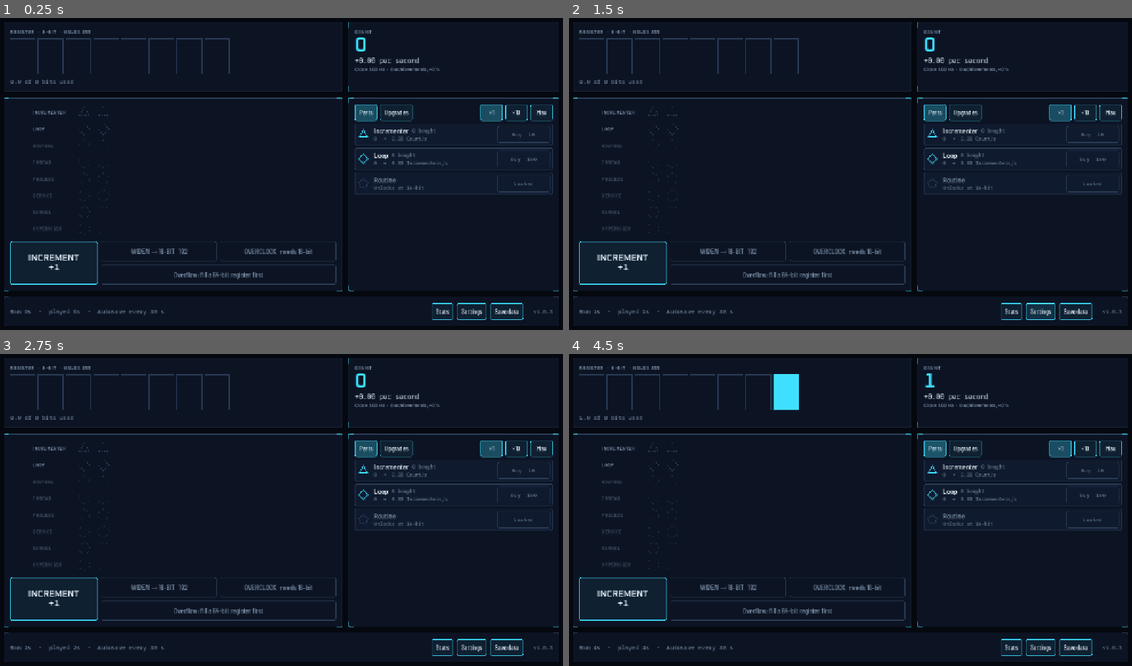
Above: before the commit, frames 1-4 (two rows, left to right).
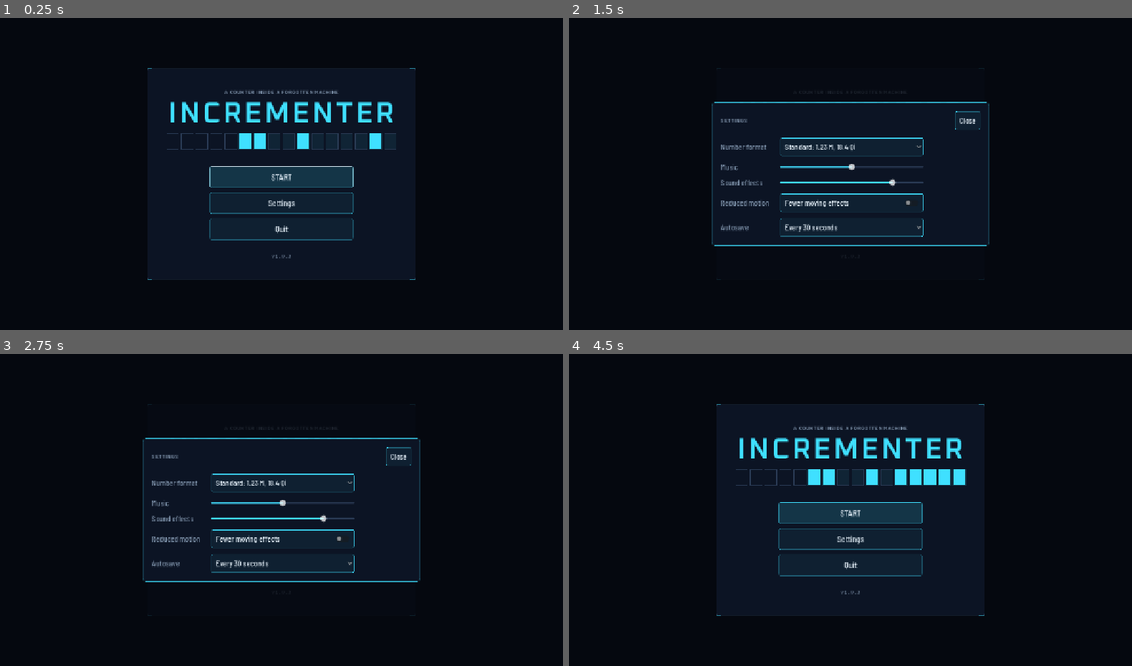
Above: after the commit, the same moments.

Repository: MrM1y4g1/Incrementer
Game: Godot game, scene res://ui/main.tscn
Two runs of this game, one before a commit and one after it. Both use one fixed random seed, a clock stepped at 60 frames per second and the inputs below.
Inputs (mouse positions are in pixels of both pictures, inside the frame that each line leads up to):
- Up to frame 1 (0.25 s): no input
- Up to frame 2 (1.5 s): click "Settings" at 0.5 s; click "Settings" at 1.25 s
- Up to frame 3 (2.75 s): click (281, 513) at 2 s, where only the run after the commit has a clickable "START"
- Up to frame 4 (4.5 s): click (850, 513) at 2.75 s, where only the run after the commit has a clickable "START"; click "INCREMENT +1" at 3.5 s; click "Parts" at 4.25 s

The runs differ from the first frame. In frame 1, 17% of the frame differs, in the area x 0-100%, y 1-99%; in frame 2, 16%; in frame 3, 16%; in frame 4, 18%.

Commit message:
Add a start screen and Start over
The start screen shows the game's name over a ticking 16-bit counter,
with Continue (and a summary of the save) or Start, New game, Settings
and Quit. --autoplay and --capture skip it unless --open=title asks.

Start over sits in Save data and on the start screen as New game. Its
amber confirmation offers Copy save first, and the old game is also
written to save-before-start-over.json. SaveManager.wipe no longer
deletes save files under --no-save.

Co-Authored-By: Claude Opus 5.5 <noreply@anthropic.com>

Diff:
--- a/autoload/save_manager.gd
+++ b/autoload/save_manager.gd
@@ -5,6 +5,7 @@
 const SAVE_PATH := "user://save.json"
 const BACKUP_PATH := "user://save.bak"
 const TEMP_PATH := "user://save.tmp"
+const START_OVER_PATH := "user://save-before-start-over.json"
 
 var enabled := true
 ## Filled in when a save is loaded, so the UI can show a "While you were away" report.
@@ -96,11 +97,26 @@
 	return ""
 
 
-## Deletes the save and its backup and starts a new game. Used by the debug panel.
+## Starts a new game for the player. The old game is first written to START_OVER_PATH, which the game
+## never reads, so someone who regrets it can rename it to save.json by hand. Settings stay.
+func start_over() -> void:
+	if enabled:
+		var file := FileAccess.open(START_OVER_PATH, FileAccess.WRITE)
+		if file != null:
+			file.store_string(SaveCodec.encode(Game.state, Time.get_unix_time_from_system()))
+			file.close()
+	wipe()
+	if enabled:
+		save_game()
+
+
+## Deletes the save and its backup and starts a new game. Used by the debug panel and `start_over`.
 func wipe() -> void:
-	for path: String in [SAVE_PATH, BACKUP_PATH, TEMP_PATH]:
-		if FileAccess.file_exists(path):
-			DirAccess.remove_absolute(ProjectSettings.globalize_path(path))
+	# --no-save promises never to touch the save files.
+	if enabled:
+		for path: String in [SAVE_PATH, BACKUP_PATH, TEMP_PATH]:
+			if FileAccess.file_exists(path):
+				DirAccess.remove_absolute(ProjectSettings.globalize_path(path))
 	Game.replace_state(GameState.new())
 	offline_seconds = 0.0
 	offline_gain = 0.0
--- a/ui/main.gd
+++ b/ui/main.gd
@@ -9,7 +9,8 @@
 ##   --mute                 no sound (also implied by --capture)
 ##   --autoplay=<seconds>   fast-forward a scripted player before the first frame
 ##   --open=<views>         open views at start, comma-separated:
-##                          upgrades, stats, firmware, settings, save, overflow, ending, debug, toast
+##                          title, upgrades, stats, firmware, settings, save, start-over, overflow, ending, debug, toast
+##                          (--autoplay and --capture skip the start screen unless --open asks for it)
 ##   --capture=<png path>   save a screenshot after a few frames, then quit
 
 const REFRESH_SECONDS := 0.1
@@ -45,6 +46,8 @@
 var _toasts: VBoxContainer
 var _fx: FxLayer
 var _debug_panel: DebugPanel
+var _title: TitleScreen
+var _skip_title := false
 
 # Overlays: only one is open at a time, over a shared backdrop.
 var _backdrop: ColorRect
@@ -56,6 +59,8 @@
 var _ending_panel: EndingPanel
 var _confirm_panel: PanelContainer
 var _confirm_label: Label
+var _start_over_panel: PanelContainer
+var _start_over_status: Label
 var _offline_panel: PanelContainer
 var _offline_label: Label
 
@@ -78,7 +83,12 @@
 	add_child(timer)
 
 	_refresh()
-	_show_offline_report()
+	# Screenshots and the autoplayer go straight to the machine.
+	if _skip_title:
+		_title.visible = false
+		_show_offline_report()
+	else:
+		_show_title()
 	if _capture_path != "":
 		_capture.call_deferred()
 
@@ -87,7 +97,7 @@
 	var key := event as InputEventKey
 	if key == null or not key.pressed:
 		return
-	if key.keycode == KEY_SPACE and not _backdrop.visible:
+	if key.keycode == KEY_SPACE and not _backdrop.visible and not _title.visible:
 		_on_increment()
 		get_viewport().set_input_as_handled()
 		return
@@ -122,6 +132,13 @@
 
 	_fx = FxLayer.new()
 	add_child(_fx)
+	# Above the machine, below the overlays, so Settings and the Start over question open over it.
+	_title = TitleScreen.new()
+	_title.continue_pressed.connect(_on_title_continue)
+	_title.new_game_pressed.connect(_ask_start_over)
+	_title.settings_pressed.connect(func() -> void: _open(_settings_panel))
+	_title.quit_pressed.connect(_quit)
+	add_child(_title)
 	_build_overlays()
 
 
@@ -330,6 +347,7 @@
 
 	_save_panel = SavePanel.new()
 	_save_panel.closed.connect(_close_overlays)
+	_save_panel.start_over_pressed.connect(_ask_start_over)
 	_add_overlay(_save_panel, Vector2(720, 420))
 
 	_ending_panel = EndingPanel.new()
@@ -359,6 +377,36 @@
 	cancel.custom_minimum_size = Vector2(110, 40)
 	confirm_buttons.add_child(cancel)
 
+	_start_over_panel = PanelContainer.new()
+	_start_over_panel.theme_type_variation = &"WarningPanel"
+	_add_overlay(_start_over_panel, Vector2(520, 0))
+	var start_box := VBoxContainer.new()
+	start_box.add_theme_constant_override("separation", 14)
+	_start_over_panel.add_child(start_box)
+	var start_title := _heading("START OVER?")
+	start_title.add_theme_color_override("font_color", Palette.AMBER)
+	start_box.add_child(start_title)
+	var start_text := _label("This erases your whole game: the Count, Carry, Firmware, achievements, stats and run history. Settings stay.
+
+To keep a copy, press Copy save and paste it somewhere safe. Save data → Import loads it again.", 17, Palette.ICE)
+	start_text.autowrap_mode = TextServer.AUTOWRAP_WORD_SMART
+	start_box.add_child(start_text)
+	_start_over_status = _label("", 13, Palette.MUTED)
+	start_box.add_child(_start_over_status)
+	var start_buttons := HBoxContainer.new()
+	start_buttons.add_theme_constant_override("separation", 8)
+	start_box.add_child(start_buttons)
+	var erase := _small_button("Start over", _confirm_start_over)
+	erase.theme_type_variation = &"WarningButton"
+	erase.custom_minimum_size = Vector2(140, 40)
+	start_buttons.add_child(erase)
+	var copy := _small_button("Copy save", _copy_save)
+	copy.custom_minimum_size = Vector2(120, 40)
+	start_buttons.add_child(copy)
+	var keep := _small_button("Cancel", _close_overlays)
+	keep.custom_minimum_size = Vector2(110, 40)
+	start_buttons.add_child(keep)
+
 	_offline_panel = PanelContainer.new()
 	_offline_panel.theme_type_variation = &"OverlayPanel"
 	_add_overlay(_offline_panel, Vector2(440, 0))
@@ -612,6 +660,45 @@
 	for overlay: Control in _overlays:
 		overlay.visible = false
 	_backdrop.visible = false
+
+
+func _show_title() -> void:
+	_title.refresh(Game.state)
+	_title.visible = true
+	_title.focus_primary()
+
+
+func _on_title_continue() -> void:
+	_title.visible = false
+	get_viewport().gui_release_focus()
+	_show_offline_report()
+
+
+func _ask_start_over() -> void:
+	_start_over_status.visible = false
+	_open(_start_over_panel)
+
+
+func _copy_save() -> void:
+	DisplayServer.clipboard_set(SaveManager.export_text())
+	_start_over_status.text = "Copied. Paste it somewhere safe before you start over."
+	_start_over_status.visible = true
+
+
+func _confirm_start_over() -> void:
+	SaveManager.start_over()
+	_close_overlays()
+	_title.visible = false
+	get_viewport().gui_release_focus()
+	_show_tab(false)
+	_refresh()
+
+
+## Quit on the start screen. Quitting from code skips the window's close request, so save first.
+func _quit() -> void:
+	if SaveManager.enabled:
+		SaveManager.save_game()
+	get_tree().quit()
 
 
 func _show_offline_report() -> void:
@@ -726,8 +813,10 @@
 func _apply_dev_args() -> void:
 	for arg: String in OS.get_cmdline_user_args():
 		if arg.begins_with("--autoplay="):
+			_skip_title = true
 			AutoPlayer.play(Game.state, Game.content, arg.get_slice("=", 1).to_float())
 		elif arg.begins_with("--capture="):
+			_skip_title = true
 			_capture_path = arg.get_slice("=", 1)
 		elif arg.begins_with("--open="):
 			for view: String in arg.get_slice("=", 1).split(","):
@@ -736,6 +825,10 @@
 
 func _open_view(view: String) -> void:
 	match view:
+		"title":
+			_show_title()
+		"start-over":
+			_ask_start_over()
 		"upgrades":
 			_show_tab(true)
 		"stats":
--- a/ui/save_panel.gd
+++ b/ui/save_panel.gd
@@ -1,8 +1,10 @@
 class_name SavePanel
 extends PanelContainer
 ## Save export and import as text. Browsers can lose site data, so this is the player's backup.
+## Start over is here too, next to the Copy button that keeps the old game.
 
 signal closed
+signal start_over_pressed
 
 var _text: TextEdit
 var _status: Label
@@ -38,6 +40,9 @@
 	var spacer := Control.new()
 	spacer.size_flags_horizontal = Control.SIZE_EXPAND_FILL
 	buttons.add_child(spacer)
+	var start_over := _button("Start over", func() -> void: start_over_pressed.emit())
+	start_over.theme_type_variation = &"WarningButton"
+	buttons.add_child(start_over)
 	buttons.add_child(_button("Close", func() -> void: closed.emit()))
 
 
--- a/ui/theme_factory.gd
+++ b/ui/theme_factory.gd
@@ -29,6 +29,21 @@
 	theme.set_stylebox("normal", "OverflowButton", _box(Color(Palette.MAGENTA, 0.08), Color(Palette.MAGENTA, 0.6), 1, 3, 10.0))
 	theme.set_stylebox("hover", "OverflowButton", _box(Color(Palette.MAGENTA, 0.16), Color(Palette.MAGENTA, 0.9), 1, 3, 10.0))
 	theme.set_stylebox("pressed", "OverflowButton", _box(Color(Palette.MAGENTA, 0.3), Palette.MAGENTA, 1, 3, 10.0))
+
+	# Starting over can't be undone, so it gets amber, the colour that asks for attention.
+	theme.set_type_variation("WarningPanel", "PanelContainer")
+	theme.set_stylebox("panel", "WarningPanel", _box(Palette.PANEL, Palette.AMBER, 1, 6, 20.0))
+	theme.set_type_variation("WarningButton", "Button")
+	theme.set_stylebox("normal", "WarningButton", _box(Color(Palette.AMBER, 0.08), Color(Palette.AMBER, 0.6), 1, 3, 10.0))
+	theme.set_stylebox("hover", "WarningButton", _box(Color(Palette.AMBER, 0.16), Color(Palette.AMBER, 0.9), 1, 3, 10.0))
+	theme.set_stylebox("pressed", "WarningButton", _box(Color(Palette.AMBER, 0.3), Palette.AMBER, 1, 3, 10.0))
+
+	# The main choice on a screen, such as Continue on the start screen.
+	theme.set_type_variation("PrimaryButton", "Button")
+	theme.set_stylebox("normal", "PrimaryButton", _box(Color(Palette.CYAN, 0.16), Palette.CYAN, 1, 3, 10.0))
+	theme.set_stylebox("hover", "PrimaryButton", _box(Color(Palette.CYAN, 0.26), Palette.CYAN, 1, 3, 10.0))
+	theme.set_stylebox("pressed", "PrimaryButton", _box(Color(Palette.CYAN, 0.36), Palette.CYAN, 1, 3, 10.0))
+	theme.set_stylebox("focus", "PrimaryButton", _box(Color(0, 0, 0, 0), Color(Palette.ICE, 0.7), 1, 3, 10.0))
 
 	theme.set_stylebox("normal", "TextEdit", _box(Palette.ROW, Palette.LINE, 1, 3, 8.0))
 	theme.set_stylebox("focus", "TextEdit", _box(Color(0, 0, 0, 0), Palette.CYAN, 1, 3, 8.0))
--- /dev/null
+++ b/ui/title_screen.gd
@@ -0,0 +1,136 @@
+class_name TitleScreen
+extends Control
+## The start screen: the game's name over a 16-bit counter that ticks over, then Continue (Start for a new
+## save), New game, Settings and Quit. It covers the main screen, and the machine keeps running underneath,
+## as it does while the player is away.
+
+signal continue_pressed
+signal new_game_pressed
+signal settings_pressed
+signal quit_pressed
+
+const COUNTER_BITS := 16
+## Seconds per increment of the counter.
+const COUNTER_STEP := 0.15
+## Shown instead of a moving counter when reduced motion is on.
+const STILL_VALUE := 0b0100_1001_0110_1101
+const BUTTON_SIZE := Vector2(320, 48)
+
+var _counter: RegisterDisplay
+var _value := 0
+var _elapsed := 0.0
+var _continue: Button
+var _summary: Label
+var _new_game: Button
+
+
+func _init() -> void:
+	set_anchors_and_offsets_preset(Control.PRESET_FULL_RECT)
+	var background := ColorRect.new()
+	background.color = Palette.VOID
+	background.set_anchors_and_offsets_preset(Control.PRESET_FULL_RECT)
+	add_child(background)
+
+	var center := CenterContainer.new()
+	center.set_anchors_and_offsets_preset(Control.PRESET_FULL_RECT)
+	add_child(center)
+	var frame := FramePanel.new()
+	frame.custom_minimum_size = Vector2(600, 0)
+	center.add_child(frame)
+	var margin := MarginContainer.new()
+	for side: String in ["margin_left", "margin_top", "margin_right", "margin_bottom"]:
+		margin.add_theme_constant_override(side, 30)
+	frame.add_child(margin)
+	var box := VBoxContainer.new()
+	box.add_theme_constant_override("separation", 10)
+	margin.add_child(box)
+
+	# A machine that has been counting for a while, not one that just switched on.
+	_value = randi_range(0, 1 << 12)
+	box.add_child(_text("A COUNTER INSIDE A FORGOTTEN MACHINE", Fonts.heading(), 13, Palette.MUTED))
+	var title_font := Fonts.readout() as FontVariation
+	title_font.spacing_glyph = 6
+	box.add_child(_text("INCREMENTER", title_font, 64, Palette.CYAN))
+	_counter = RegisterDisplay.new()
+	_counter.custom_minimum_size = Vector2(0, 36)
+	box.add_child(_counter)
+	box.add_child(_gap(18))
+
+	_continue = _button("", func() -> void: continue_pressed.emit())
+	_continue.theme_type_variation = &"PrimaryButton"
+	box.add_child(_continue)
+	_summary = _text("", Fonts.mono(), 13, Palette.MUTED)
+	box.add_child(_summary)
+	_new_game = _button("New game", func() -> void: new_game_pressed.emit())
+	box.add_child(_new_game)
+	box.add_child(_button("Settings", func() -> void: settings_pressed.emit()))
+	# A browser tab has nothing to quit to.
+	if not OS.has_feature("web"):
+		box.add_child(_button("Quit", func() -> void: quit_pressed.emit()))
+	box.add_child(_gap(8))
+	box.add_child(_text("v%s" % ProjectSettings.get_setting("application/config/version"), Fonts.mono(), 12, Palette.MUTED))
+
+
+## Shows Continue with a summary of the save, or Start when there's nothing to continue.
+func refresh(state: GameState) -> void:
+	var started := state.total_clicks > 0 or state.total_produced > 0.0 or state.overflows > 0
+	_continue.text = "CONTINUE" if started else "START"
+	_summary.visible = started
+	_new_game.visible = started
+	if not started:
+		return
+	var progress := "V1 complete"
+	if not state.ended:
+		match state.overflows:
+			0:
+				progress = "no Overflows yet"
+			1:
+				progress = "1 Overflow"
+			_:
+				progress = "%d Overflows" % state.overflows
+	_summary.text = "%d-bit register  ·  %s  ·  played %s" % [state.register_bits, progress, NumberFormat.duration(state.play_time)]
+
+
+## Puts keyboard focus on Continue, so Enter or Space starts the game.
+func focus_primary() -> void:
+	_continue.grab_focus.call_deferred()
+
+
+func _process(delta: float) -> void:
+	if not visible:
+		return
+	if Settings.reduced_motion:
+		_counter.show_value(COUNTER_BITS, STILL_VALUE, false)
+		return
+	_elapsed += delta
+	while _elapsed >= COUNTER_STEP:
+		_elapsed -= COUNTER_STEP
+		# Wraps to 0 after 65535: the counter overflows too.
+		_value = (_value + 1) % (1 << COUNTER_BITS)
+	_counter.show_value(COUNTER_BITS, _value, false)
+
+
+func _button(text: String, action: Callable) -> Button:
+	var button := Button.new()
+	button.text = text
+	button.custom_minimum_size = BUTTON_SIZE
+	button.size_flags_horizontal = Control.SIZE_SHRINK_CENTER
+	button.add_theme_font_size_override("font_size", 18)
+	button.pressed.connect(action)
+	return button
+
+
+func _text(text: String, font: Font, font_size: int, color: Color) -> Label:
+	var label := Label.new()
+	label.text = text
+	label.horizontal_alignment = HORIZONTAL_ALIGNMENT_CENTER
+	label.add_theme_font_override("font", font)
+	label.add_theme_font_size_override("font_size", font_size)
+	label.add_theme_color_override("font_color", color)
+	return label
+
+
+func _gap(height: float) -> Control:
+	var gap := Control.new()
+	gap.custom_minimum_size = Vector2(0, height)
+	return gap
